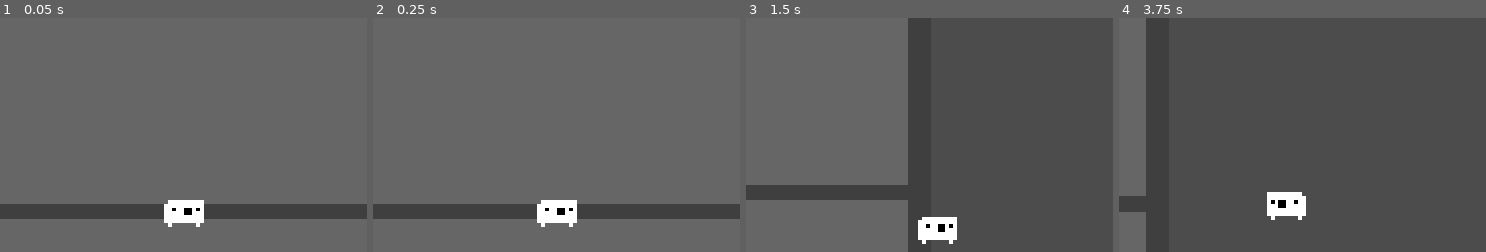
Above: before the commit, frames 1-4 (left to right).
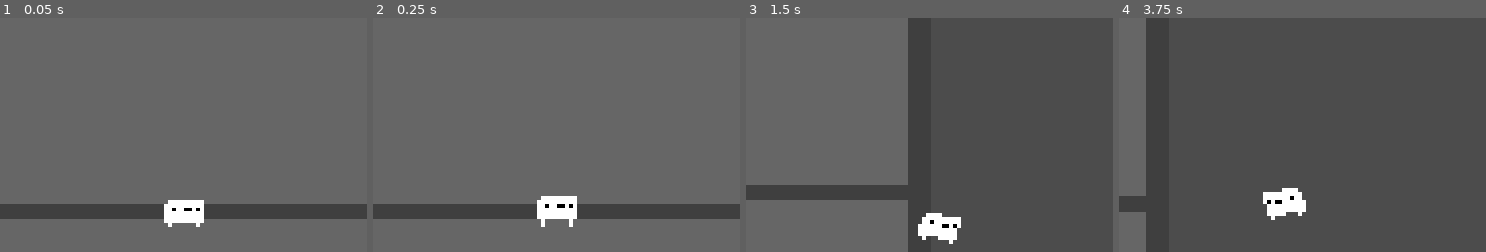
Above: after the commit, the same moments.

Repository: rapieregridoro/one_bit_jam
Game: Godot game, scene res://Scenes/Principal.tscn
The game is run twice, just before and just after one commit, with the same random seed, the same clock (stepped at 60 frames per second) and the same inputs.
Inputs:
- Up to frame 1 (0.05 s): no input
- Up to frame 2 (0.25 s): no input
- Up to frame 3 (1.5 s): tap Enter at 0.5 s; hold Right (ui_right) 0.53-1.28 s; tap Space (ui_select) at 0.77 s; hold Down (ui_down) from 1.28 s (still down)
- Up to frame 4 (3.75 s): tap Space (ui_select) at 1.52, 3.02 s; release Down (ui_down) at 2.03 s; hold Right (ui_right) 2.03-2.78 s; hold Up (ui_up) 2.78-3.53 s; hold Left (ui_left) from 3.53 s (still down)
The pictures show only the part of the screen within x 29-79%, y 9-59%; the shares and areas given below are measured in that part.

The runs differ from the first frame. In frame 1, less than 0.1% of the frame differs, in the area x 50-53%, y 82-85%; in frame 2, 0.5%, in the area x 44-56%, y 76-88%; in frame 3, 0.4%; in frame 4, 0.4%.

Commit message:
animações funcionando

Diff:
--- a/Godot_Project-One_Bit_Jam-Abril_21/Scenes/Jogador/Jogador.tscn
+++ b/Godot_Project-One_Bit_Jam-Abril_21/Scenes/Jogador/Jogador.tscn
@@ -5,61 +5,61 @@
 [ext_resource path="res://Images/Carinha_idle.png" type="Texture" id=3]
 [ext_resource path="res://Images/Carinha_dash.png" type="Texture" id=4]
 
-[sub_resource type="AtlasTexture" id=1]
+[sub_resource type="AtlasTexture" id=10]
 atlas = ExtResource( 3 )
 region = Rect2( 0, 0, 12, 8 )
 
-[sub_resource type="AtlasTexture" id=2]
+[sub_resource type="AtlasTexture" id=11]
 atlas = ExtResource( 3 )
 region = Rect2( 12, 0, 12, 8 )
 
-[sub_resource type="AtlasTexture" id=3]
+[sub_resource type="AtlasTexture" id=12]
 atlas = ExtResource( 3 )
 region = Rect2( 24, 0, 12, 8 )
 
-[sub_resource type="AtlasTexture" id=4]
+[sub_resource type="AtlasTexture" id=13]
 atlas = ExtResource( 3 )
-region = Rect2( 36, 0, 12, 8 )
-
-[sub_resource type="AtlasTexture" id=5]
-atlas = ExtResource( 2 )
-region = Rect2( 0, 0, 12, 8 )
-
-[sub_resource type="AtlasTexture" id=6]
-atlas = ExtResource( 2 )
-region = Rect2( 12, 0, 12, 8 )
-
-[sub_resource type="AtlasTexture" id=7]
-atlas = ExtResource( 2 )
-region = Rect2( 24, 0, 12, 8 )
-
-[sub_resource type="AtlasTexture" id=8]
-atlas = ExtResource( 2 )
 region = Rect2( 36, 0, 12, 8 )
 
 [sub_resource type="AtlasTexture" id=9]
 atlas = ExtResource( 4 )
 region = Rect2( 0, 0, 12, 8 )
 
-[sub_resource type="SpriteFrames" id=10]
+[sub_resource type="AtlasTexture" id=14]
+atlas = ExtResource( 2 )
+region = Rect2( 0, 0, 12, 8 )
+
+[sub_resource type="AtlasTexture" id=15]
+atlas = ExtResource( 2 )
+region = Rect2( 12, 0, 12, 8 )
+
+[sub_resource type="AtlasTexture" id=16]
+atlas = ExtResource( 2 )
+region = Rect2( 24, 0, 12, 8 )
+
+[sub_resource type="AtlasTexture" id=17]
+atlas = ExtResource( 2 )
+region = Rect2( 36, 0, 12, 8 )
+
+[sub_resource type="SpriteFrames" id=18]
 animations = [ {
-"frames": [ SubResource( 1 ), SubResource( 2 ), SubResource( 3 ), SubResource( 4 ) ],
+"frames": [ SubResource( 10 ), SubResource( 11 ), SubResource( 12 ), SubResource( 13 ) ],
 "loop": true,
 "name": "idle",
-"speed": 10.0
-}, {
-"frames": [ SubResource( 5 ), SubResource( 6 ), SubResource( 7 ), SubResource( 8 ) ],
-"loop": true,
-"name": "walk",
 "speed": 10.0
 }, {
 "frames": [ SubResource( 9 ) ],
 "loop": true,
 "name": "dash",
 "speed": 5.0
+}, {
+"frames": [ SubResource( 14 ), SubResource( 15 ), SubResource( 16 ), SubResource( 17 ) ],
+"loop": true,
+"name": "walk",
+"speed": 10.0
 } ]
 
-[sub_resource type="Animation" id=11]
+[sub_resource type="Animation" id=19]
 length = 0.5
 tracks/0/type = "bezier"
 tracks/0/path = NodePath(".:rotation_degrees")
@@ -103,10 +103,10 @@
 }
 
 [node name="AnimatedSprite" type="AnimatedSprite" parent="."]
-frames = SubResource( 10 )
+frames = SubResource( 18 )
 animation = "dash"
 playing = true
 
 [node name="AnimationPlayer" type="AnimationPlayer" parent="AnimatedSprite"]
-anims/Dash_dir = SubResource( 11 )
-anims/Dash_esq = SubResource( 12 )
+anims/Dash_dir = SubResource( 19 )
+anims/Dash_esq = SubResource( 20 )
--- a/Godot_Project-One_Bit_Jam-Abril_21/Scripts/Jogador.gd
+++ b/Godot_Project-One_Bit_Jam-Abril_21/Scripts/Jogador.gd
@@ -39,10 +39,13 @@
 func animacao():
 
 	$AnimatedSprite.scale.x = Global.wished_direction.x if Global.wished_direction.x != 0 else $AnimatedSprite.scale.x
-	$AnimatedSprite.playing = !dashing
+	if Global.wished_direction == Vector2.ZERO:
+		$AnimatedSprite.animation = "idle"
+	else:
+		$AnimatedSprite.animation = "walk"
 
 	if dashing:
-		$AnimatedSprite.frame = 1
+		$AnimatedSprite.animation = "dash"
 		if !$AnimatedSprite/AnimationPlayer.is_playing():
 			match $AnimatedSprite.scale.x:
 				1.0:
Not shown: 1 places in Godot_Project-One_Bit_Jam-Abril_21/Scenes/Jogador/Jogador.tscn that only renumber resources
